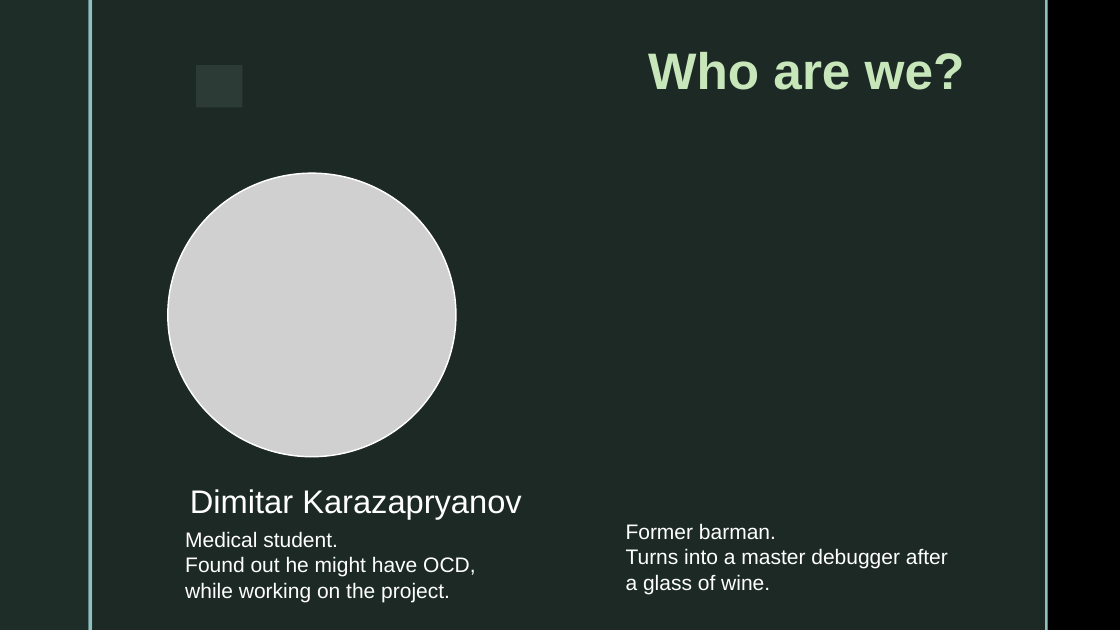
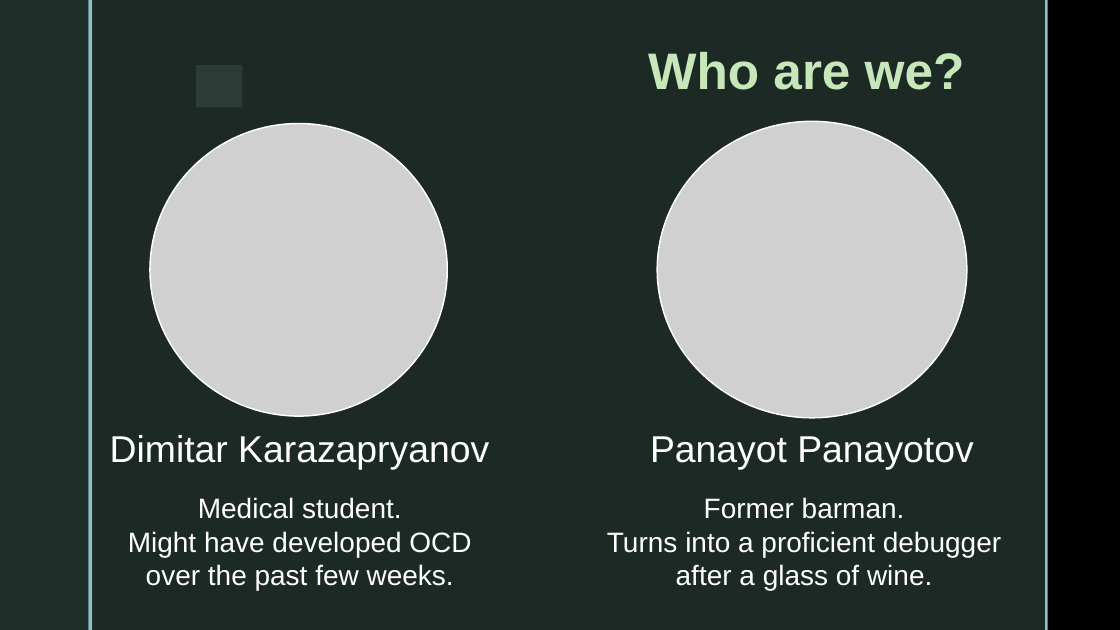
Before and after one commit to DimitarKaraz/Finance-Tracker, a slide deck: slide 2 of Finance Tracker Web Application.pptx. Drawn at 1120x630 pixels with LibreOffice and Linux fonts; fonts in the diff are those of the drawing; grey boxes stand for pictures; background and template pictures are left out. Boxes give left, top, right and bottom in pixels: in the first picture for what was removed or moved away, otherwise in the second. Text is boxed around its words. In the diff, an @@ line names an element or a change of style, - is before the commit and + after.

```diff
--- a/Finance Tracker Web Application.pptx
+++ b/Finance Tracker Web Application.pptx
@@ picture: place and size @@
-picture at <box>168,173,456,457</box>
+picture at <box>150,124,447,416</box>
@@ picture added at <box>657,121,967,418</box> @@
@@ text "Dimitar Karazapryanov": place and size @@
-text "Dimitar Karazapryanov" at <box>190,489,521,519</box>
+text "Dimitar Karazapryanov" at <box>110,435,489,470</box>
@@ text "Dimitar Karazapryanov" at <box>110,435,489,470</box>: size 28 to 32 pt; more space between paragraphs @@
@@ text added at <box>650,436,973,470</box>, 32 pt, text #FFFFFF @@
+Panayot Panayotov
@@ text "Medical student.": place and size @@
-text "Medical student." at <box>185,531,475,602</box>
+text "Medical student." at <box>128,497,471,591</box>
@@ text at <box>198,497,402,519</box>: size 18 to 24 pt in "Medical student."; alignment left to centre @@
@@ text "Former barman.": place and size @@
-text "Former barman." at <box>626,523,948,594</box>
+text "Former barman." at <box>607,497,1001,591</box>
@@ text at <box>704,497,905,519</box>: size 18 to 24 pt in "Former barman."; alignment left to centre @@
@@ text at <box>128,531,471,591</box>: text changed; size 18 to 24 pt @@
-Found out he might have OCD, while working on the project.
+Might have developed OCD over the past few weeks.
@@ text at <box>607,531,1001,591</box>: text changed; size 18 to 24 pt @@
-Turns into a master debugger after a glass of wine.
+Turns into a proficient debugger after a glass of wine.
```
Also in this commit, not shown: 1 other slide changed, 8 other files.
